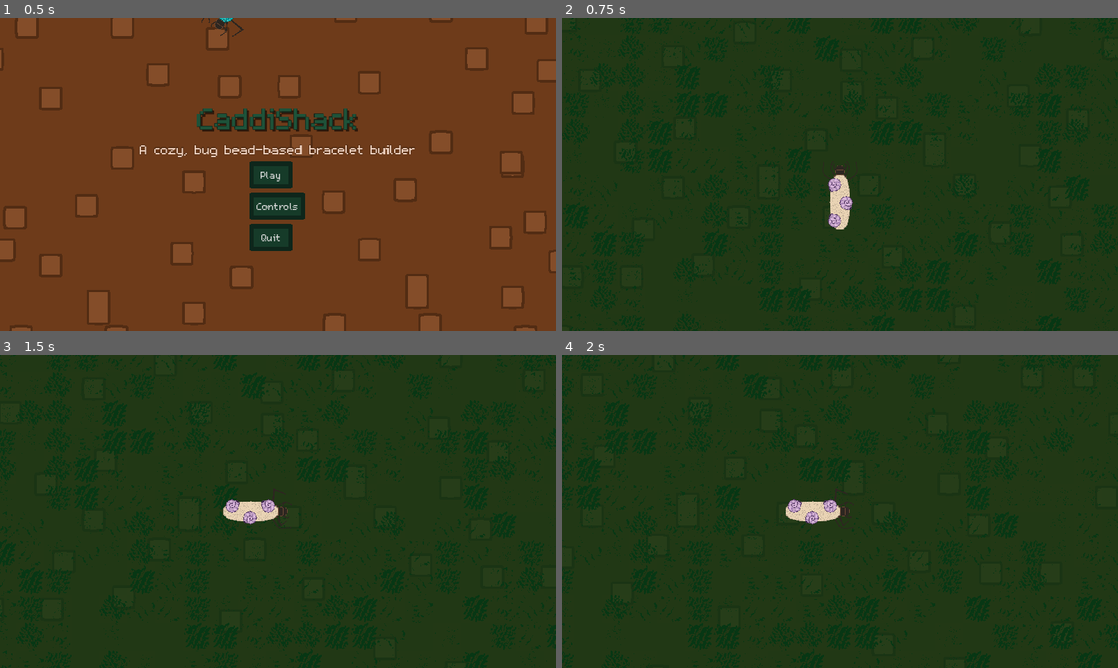
Above: before the commit, frames 1-4 (two rows, left to right).
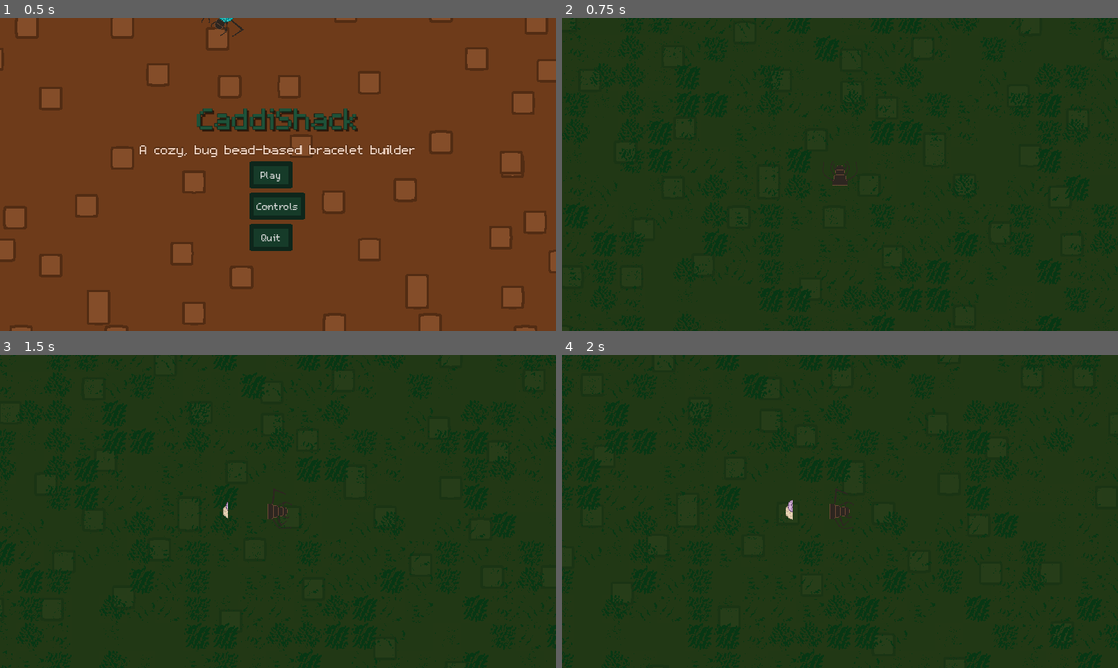
Above: after the commit, the same moments.

Repository: Splashy-Inc/caddishack
Game: Godot game, scene res://SCENES/screen_manager.tscn
Two runs of this game, one before a commit and one after it. Both use one fixed random seed, a clock stepped at 60 frames per second and the inputs below. The engine's default icon, where the game draws it, is replaced by a stand-in: a white triangle on a blue panel in a dark square.
Inputs (mouse positions are in pixels of both pictures, inside the frame that each line leads up to):
- Up to frame 1 (0.5 s): no input
- Up to frame 2 (0.75 s): click "Play" at 0.5 s
- Up to frame 3 (1.5 s): tap Enter at 1.25 s; move the mouse to (400, 495) at 1.27 s; press the mouse at (400, 495) at 1.28 s; hold D (right) from 1.28 s (still down)
- Up to frame 4 (2 s): keep holding D (right)

Frame 1 is identical in both runs. In frame 2, 0.6% of the frame differs, in the area x 47-53%, y 50-68%; in frame 3, 0.6%; in frame 4, 0.5%.

Commit message:
First pass at lifespan and turning into bead

Diff:
--- a/SCENES/TERRARIUM/caddisfly.tscn
+++ b/SCENES/TERRARIUM/caddisfly.tscn
@@ -115,11 +115,11 @@
 }
 
 [sub_resource type="ViewportTexture" id="ViewportTexture_33qiq"]
-viewport_path = NodePath("SubViewport")
+viewport_path = NodePath("BeadView")
 
 [node name="Caddisfly" type="CharacterBody2D" node_paths=PackedStringArray("bead")]
 script = ExtResource("1_yra40")
-bead = NodePath("SubViewport/Bead")
+bead = NodePath("BeadView/Bead")
 
 [node name="AnimatedSprite2D" type="AnimatedSprite2D" parent="."]
 position = Vector2(0, -7)
@@ -137,18 +137,31 @@
 }
 autoplay = "idle"
 
-[node name="TextureProgressBar" type="TextureProgressBar" parent="."]
+[node name="BeadCenter" type="Marker2D" parent="."]
+position = Vector2(0, 64)
+
+[node name="BeadBar" type="TextureProgressBar" parent="."]
 offset_left = -32.0
 offset_right = 32.0
 offset_bottom = 128.0
+step = 0.01
 value = 100.0
 fill_mode = 3
 texture_progress = SubResource("ViewportTexture_33qiq")
 
-[node name="SubViewport" type="SubViewport" parent="."]
+[node name="BeadView" type="SubViewport" parent="."]
 transparent_bg = true
 size = Vector2i(64, 128)
 
-[node name="Bead" parent="SubViewport" instance=ExtResource("2_8xfat")]
+[node name="Bead" parent="BeadView" instance=ExtResource("2_8xfat")]
 position = Vector2(32, 64)
 rotation = 1.5708
+
+[node name="LifespanTimer" type="Timer" parent="."]
+process_callback = 0
+wait_time = 10.0
+one_shot = true
+autostart = true
+
+[connection signal="died" from="." to="." method="_on_died"]
+[connection signal="timeout" from="LifespanTimer" to="." method="_on_lifespan_timer_timeout"]
--- a/SCENES/TERRARIUM/terrarium_station.tscn
+++ b/SCENES/TERRARIUM/terrarium_station.tscn
@@ -20,6 +20,7 @@
 
 [node name="Materials" type="Node2D" parent="PlayingField"]
 
-[node name="Caddisfly" parent="PlayingField" instance=ExtResource("6_an2ti")]
+[node name="Caddisfly" parent="PlayingField" node_paths=PackedStringArray("camera") instance=ExtResource("6_an2ti")]
+camera = NodePath("Camera2D")
 
 [node name="Camera2D" type="Camera2D" parent="PlayingField/Caddisfly"]
--- a/SCRIPTS/TERRARIUM/caddisfly.gd
+++ b/SCRIPTS/TERRARIUM/caddisfly.gd
@@ -1,5 +1,8 @@
 extends CharacterBody2D
 
+class_name CaddisFly
+
+signal died(caddis_fly: CaddisFly)
 
 const SPEED = 300.0
 const JUMP_VELOCITY = -400.0
@@ -8,10 +11,19 @@
 var direction : Vector2
 
 @export var bead : Bead
+@export var camera : Camera2D
 
 @onready var animation_player: AnimationPlayer = $AnimationPlayer
+@onready var bead_center: Marker2D = $BeadCenter
+@onready var bead_bar: TextureProgressBar = $BeadBar
+@onready var lifespan_timer: Timer = $LifespanTimer
+
+func _ready() -> void:
+	bead_bar.max_value = lifespan_timer.wait_time
+	bead_bar.value = 0
 
 func _physics_process(delta: float) -> void:
+	bead_bar.value = lifespan_timer.wait_time - lifespan_timer.time_left
 	var new_direction = Vector2.ZERO
 	if Globals.is_mobile and Globals.joystick:
 		new_direction = Globals.joystick.direction
@@ -30,3 +42,13 @@
 	velocity = direction * SPEED * speed_mod
 
 	move_and_slide()
+
+func _on_lifespan_timer_timeout() -> void:
+	died.emit(self)
+
+func _on_died(caddis_fly: CaddisFly) -> void:
+	camera.reparent(caddis_fly.get_parent())
+	bead.position = Vector2.ZERO
+	bead.reparent(caddis_fly.bead_center, false)
+	bead.reparent(caddis_fly.get_parent())
+	caddis_fly.queue_free()
